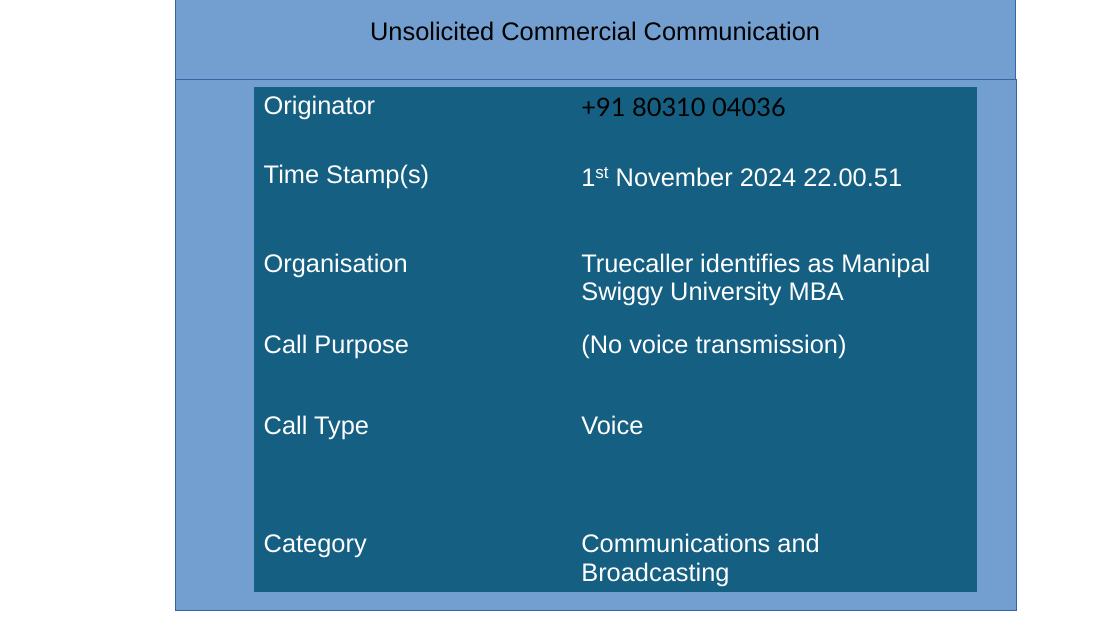
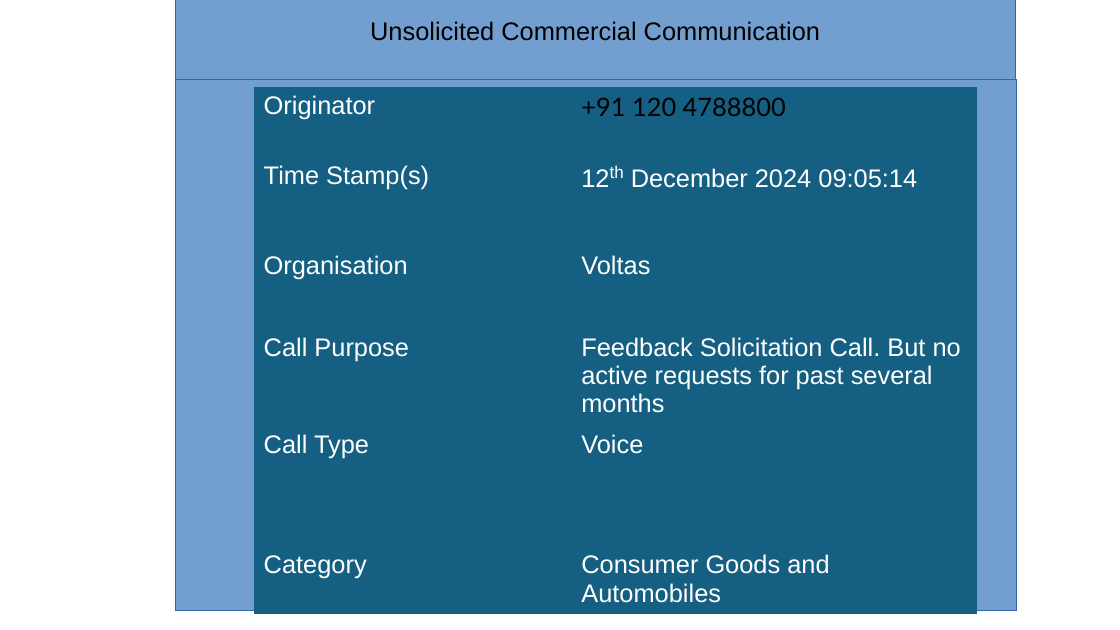
Before and after one commit to lavanyadeepak/lavanyadeepak.github.io, a slide deck: slide 1 of downloads/tmpublish.odp. Drawn at 1120x630 pixels with LibreOffice and Linux fonts; fonts in the diff are those of the drawing. Boxes give left, top, right and bottom in pixels: in the first picture for what was removed or moved away, otherwise in the second. Text is boxed around its words. In the diff, an @@ line names an element or a change of style, - is before the commit and + after.

```diff
--- a/downloads/tmpublish.odp
+++ b/downloads/tmpublish.odp
@@ table at <box>254,86,979,614</box> @@
-row 1, column 2: +91 80310 04036
+row 1, column 2: +91 120 4788800
-row 2, column 2: 1st November 2024 22.00.51
+row 2, column 2: 12th December 2024 09:05:14
-row 3, column 2: Truecaller identifies as Manipal Swiggy University MBA
+row 3, column 2: Voltas
-row 4, column 2: (No voice transmission)
+row 4, column 2: Feedback Solicitation Call. But no active requests for past several months
-row 6, column 2: Communications and Broadcasting
+row 6, column 2: Consumer Goods and Automobiles
```
Also in this commit, not shown: 3 other files.
